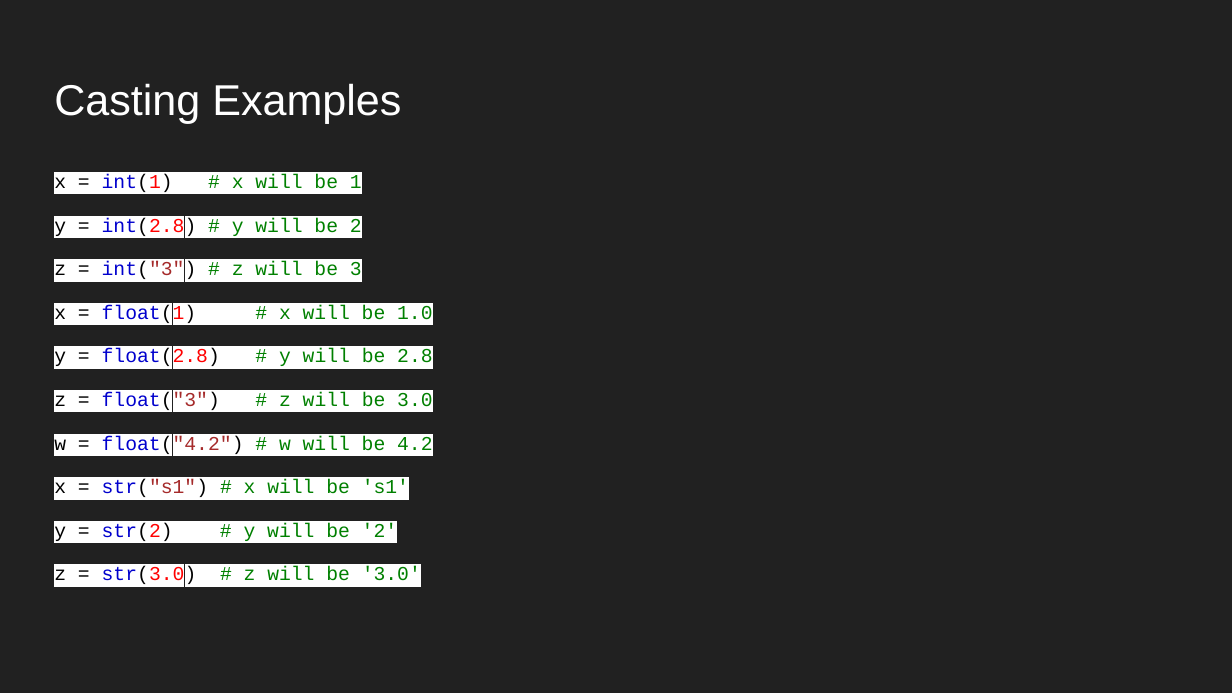
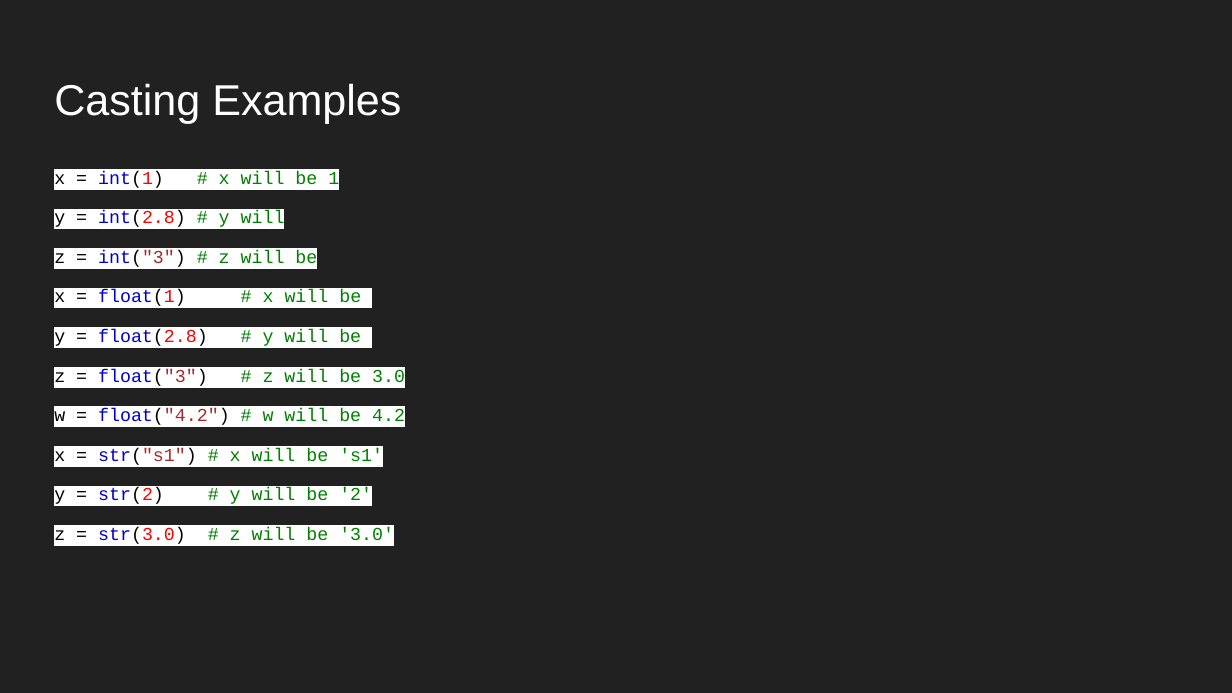
Before and after one commit to nsolaf1/Technology_Programming, a slide deck: slide 6 of Slides/Lesson 9 Data Types .pptx. Drawn at 1232x693 pixels with LibreOffice and Linux fonts; fonts in the diff are those of the drawing. Boxes give left, top, right and bottom in pixels: in the first picture for what was removed or moved away, otherwise in the second. Text is boxed around its words. In the diff, an @@ line names an element or a change of style, - is before the commit and + after.

```diff
--- a/Slides/Lesson 9 Data Types .pptx
+++ b/Slides/Lesson 9 Data Types .pptx
@@ text at box(54, 171, 405, 544): size 11.5 to 10.6 pt in "x = int(1) # x will be ...", "z = float("3") # z will be ...", "w = float("4.2") # w will be ...", "x = str("s1") # x will be ..." and 2 more places; line spacing 1.05 to 0.95 @@
@@ text at box(54, 211, 361, 346): text changed; size 11.5 to 10.6 pt @@
-y = int(2.8) # y will be 2
-z = int("3") # z will be 3
-x = float(1) # x will be 1.0
-y = float(2.8) # y will be 2.8
+y = int(2.8) # y will
+z = int("3") # z will be
+x = float(1) # x will be
+y = float(2.8) # y will be
```
Also in this commit, not shown: 12 other slides changed, 6 other files.
